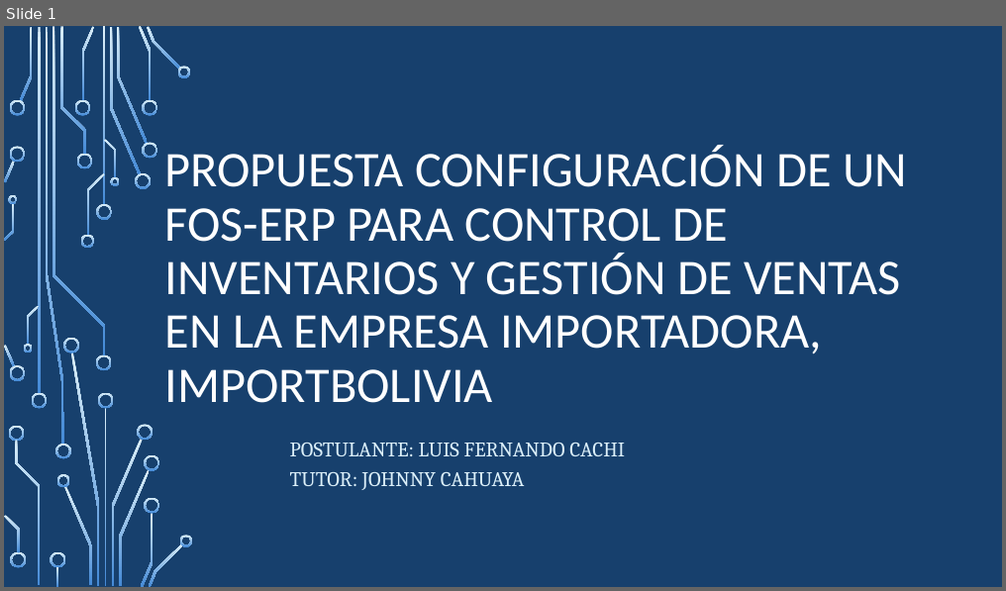
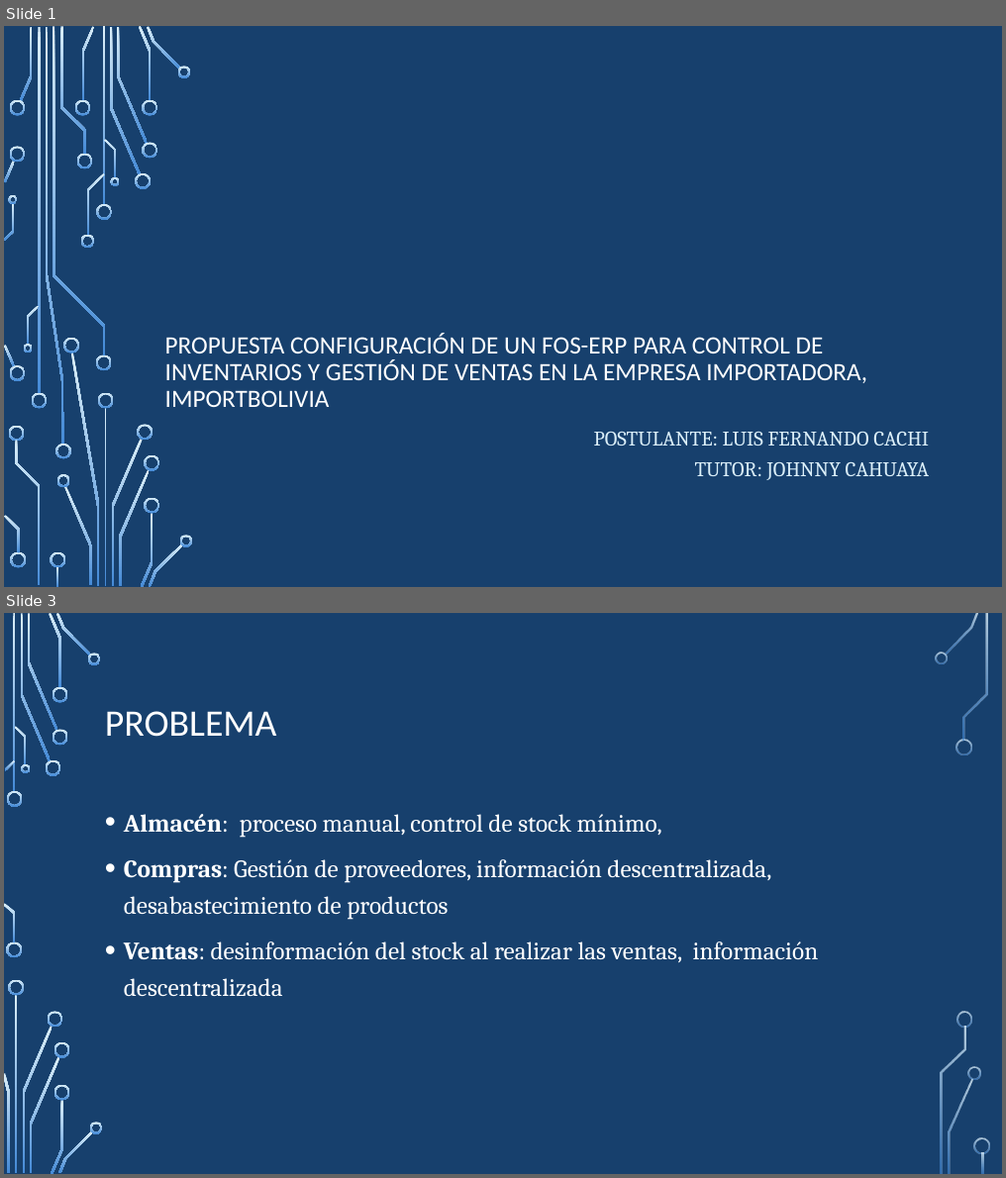
Before and after one commit to lufercc/ProyectoWord, a slide deck: monografia.pptx. Shown one above the other, each under a label of ours: slide 1 before the commit, slides 1 and 3 after it; the slides between them are not shown. The pictures are 1006x591 and 1006x1178 pixels, drawn with LibreOffice and Linux fonts; fonts in the diff are those of the drawing; background and template pictures are left out. Boxes give left, top, right and bottom in pixels: in the first picture for what was removed or moved away, otherwise in the second. Text is boxed around its words. In the diff, an @@ line names an element or a change of style, - is before the commit and + after.

```diff
--- a/monografia.pptx
+++ b/monografia.pptx
@@ slide 3 added at bbox=[4, 613, 1002, 1174], background picture (left out) @@
@@ title added at bbox=[105, 711, 277, 737], 36 pt, text #FFFFFF @@
+PROBLEMA
@@ text added at bbox=[124, 814, 819, 997], 24 pt, text #FFFFFF @@
+• Almacén: proceso manual, control de stock mínimo,
+• Compras: Gestión de proveedores, información descentralizada, desabastecimiento de productos
+• Ventas: desinformación del stock al realizar las ventas, información descentralizada
@@ group added at bbox=[4, 613, 990, 1174]: 33 freeform shapes, 3 rectangles @@
@@ slide 1 changed as well @@
@@ title "PROPUESTA CONFIGURACIÓN DE UN FOS-ERP ...": place and size @@
-title "PROPUESTA CONFIGURACIÓN DE UN FOS-ERP ..." at bbox=[165, 146, 907, 403]
+title "PROPUESTA CONFIGURACIÓN DE UN FOS-ERP ..." at bbox=[165, 333, 867, 407]
@@ title "PROPUESTA CONFIGURACIÓN DE UN FOS-ERP ..." at bbox=[165, 333, 867, 407]: size 48 to 24 pt @@
@@ subtitle "POSTULANTE: LUIS FERNANDO CACHI TUTOR: ...": place and size @@
-subtitle "POSTULANTE: LUIS FERNANDO CACHI TUTOR: ..." at bbox=[290, 443, 625, 490]
+subtitle "POSTULANTE: LUIS FERNANDO CACHI TUTOR: ..." at bbox=[594, 432, 930, 480]
@@ subtitle "POSTULANTE: LUIS FERNANDO CACHI TUTOR: ..." at bbox=[594, 432, 930, 480]: alignment left to right @@
```
Also in this commit, not shown: 14 other slides added.
